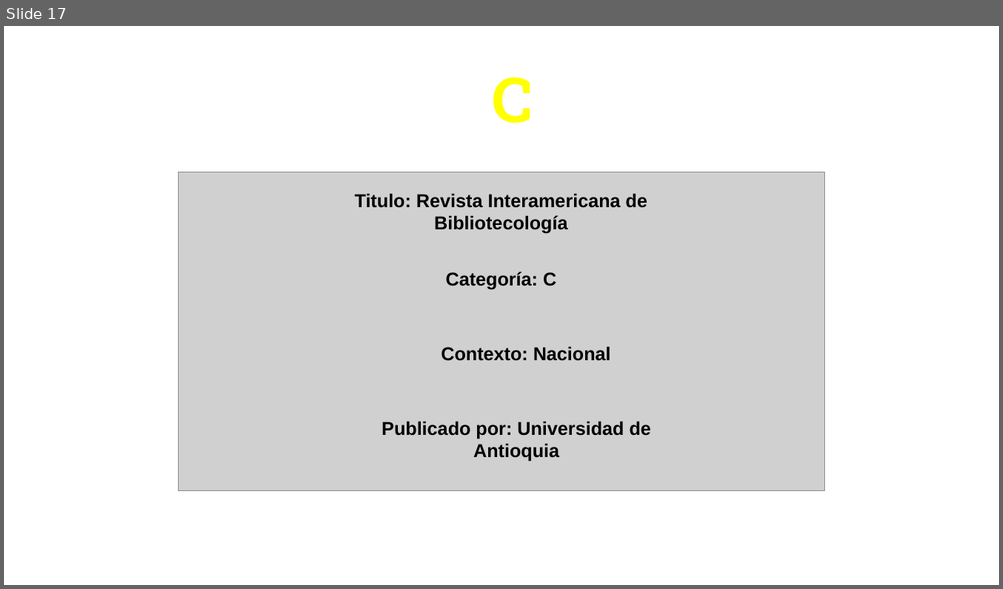
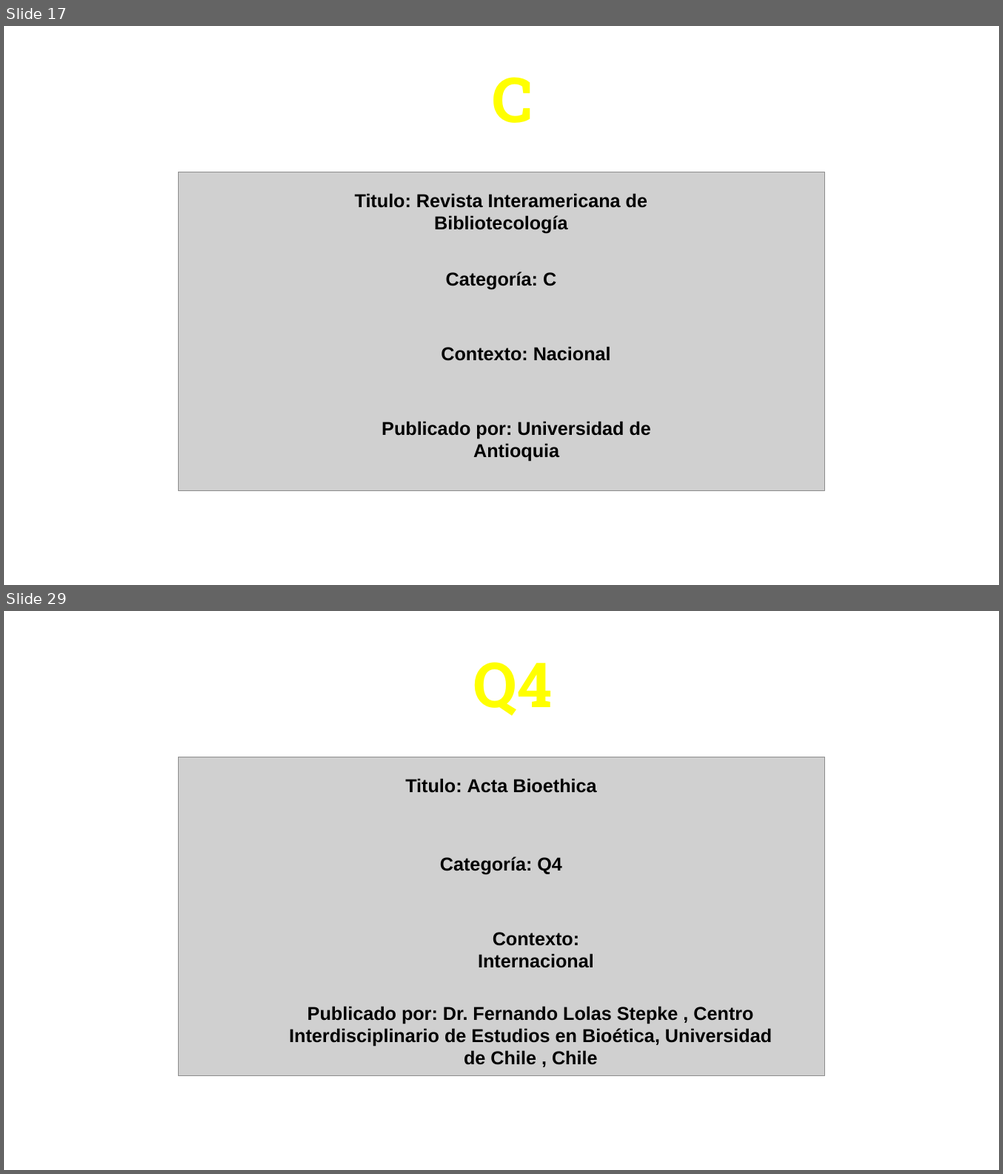
Before and after one commit to Crisaww/complementarios-3125033, a slide deck: Sesion 4/CATEGORIAS DE REVISTAS.pptx. Shown one above the other, each under a label of ours: slide 17 before the commit, slides 17 and 29 after it; the slides between them are not shown. The pictures are 1003x589 and 1003x1174 pixels, drawn with LibreOffice and Linux fonts; fonts in the diff are those of the drawing; grey boxes stand for pictures; background and template pictures are left out. Boxes give left, top, right and bottom in pixels: in the first picture for what was removed or moved away, otherwise in the second. Text is boxed around its words. In the diff, an @@ line names an element or a change of style, - is before the commit and + after.

```diff
--- a/Sesion 4/CATEGORIAS DE REVISTAS.pptx
+++ b/Sesion 4/CATEGORIAS DE REVISTAS.pptx
@@ slide 29 added at <box>4,611,999,1170</box>, background picture (left out) @@
@@ text added at <box>473,662,552,716</box>, 60 pt, text #FFFF00, bold @@
+Q4
@@ picture added at <box>178,758,825,1076</box> @@
@@ text added at <box>405,778,596,793</box>, 18 pt, text #000000, bold @@
+Titulo: Acta Bioethica
@@ text added at <box>440,857,562,874</box>, 18 pt, text #000000, bold @@
+Categoría: Q4
@@ text added at <box>478,932,594,968</box>, 18 pt, text #000000, bold @@
+Contexto: Internacional
@@ text added at <box>289,1006,771,1065</box>, 18 pt, text #000000, bold @@
+Publicado por: Dr. Fernando Lolas Stepke , Centro Interdisciplinario de Estudios en Bioética, Universidad de Chile , Chile
```
Also in this commit, not shown: 11 other slides added.
